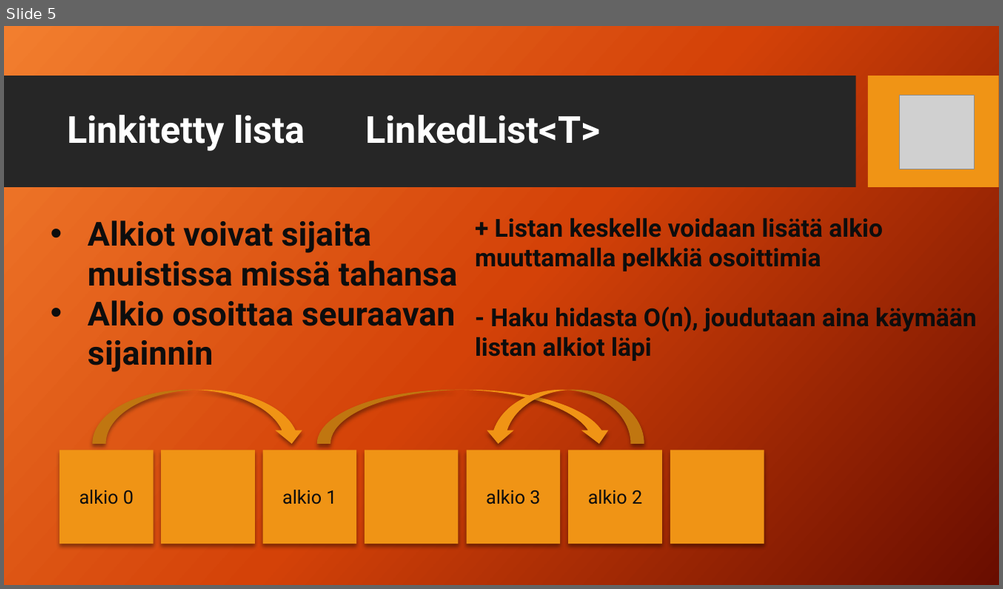
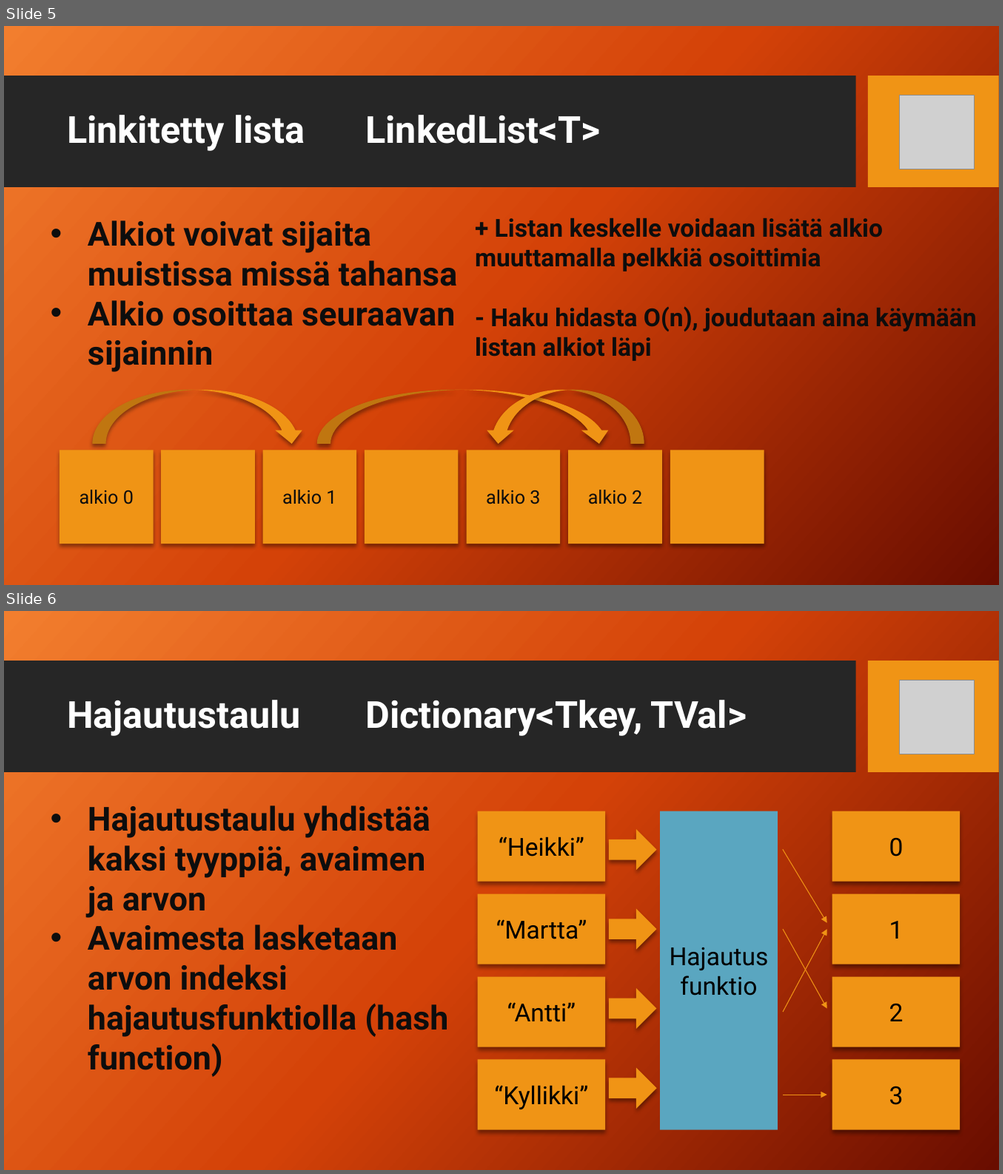
Before and after one commit to ilkp/Peliohjelmoinnin-alkeet, a slide deck: Diat/2_Tietorakenteet.pptx. Shown one above the other, each under a label of ours: slide 5 before the commit, slides 5 and 6 after it. The pictures are 1003x589 and 1003x1174 pixels, drawn with LibreOffice and Linux fonts; fonts in the diff are those of the drawing; grey boxes stand for pictures; background and template pictures are left out. Boxes give left, top, right and bottom in pixels: in the first picture for what was removed or moved away, otherwise in the second. Text is boxed around its words. In the diff, an @@ line names an element or a change of style, - is before the commit and + after.

Commit message:
päivitys

```diff
--- a/Diat/2_Tietorakenteet.pptx
+++ b/Diat/2_Tietorakenteet.pptx
@@ slide 6 added at (4,611,999,1170), background picture (left out); not listed: 2 template elements that a slide beside it also shows @@
@@ picture added at (899,680,974,755) @@
@@ title added at (67,700,747,736), 36 pt, text #FFFFFF, bold @@
+Hajautustaulu Dictionary<Tkey, TVal>
@@ text added at (88,806,448,1077), 32 pt, text #0D0D0D, bold @@
+• Hajautustaulu yhdistää kaksi tyyppiä, avaimen ja arvon
+• Avaimesta lasketaan arvon indeksi hajautusfunktiolla (hash function)
@@ rectangle added at (478,811,606,881), fill #F09415, 24 pt, text #000000 @@
+“Heikki”
@@ right arrow added at (609,829,656,871), fill #F09415 @@
@@ rectangle added at (660,811,777,1130), fill #5AA6C0, 24 pt, text #000000 @@
+Hajautus
+funktio
@@ rectangle added at (832,811,960,881), fill #F09415, 24 pt, text #000000 @@
+0
@@ arrow added from (782, 850) to (827, 923), #F09415 0.75 pt @@
@@ rectangle added at (478,894,606,965), fill #F09415, 24 pt, text #000000 @@
+“Martta”
@@ rectangle added at (832,894,960,965), fill #F09415, 24 pt, text #000000 @@
+1
@@ right arrow added at (609,908,656,950), fill #F09415 @@
@@ arrow added from (783, 930) to (827, 1008), #F09415 0.75 pt @@
@@ arrow added from (783, 1012) to (827, 930), #F09415 0.75 pt @@
@@ rectangle added at (478,977,606,1048), fill #F09415, 24 pt, text #000000 @@
+“Antti”
@@ rectangle added at (832,977,960,1048), fill #F09415, 24 pt, text #000000 @@
+2
@@ right arrow added at (609,988,656,1030), fill #F09415 @@
@@ rectangle added at (478,1060,606,1130), fill #F09415, 24 pt, text #000000 @@
+“Kyllikki”
@@ right arrow added at (609,1068,657,1110), fill #F09415 @@
@@ rectangle added at (832,1060,960,1130), fill #F09415, 24 pt, text #000000 @@
+3
@@ arrow added from (783, 1095) to (827, 1095), #F09415 0.75 pt @@
```
